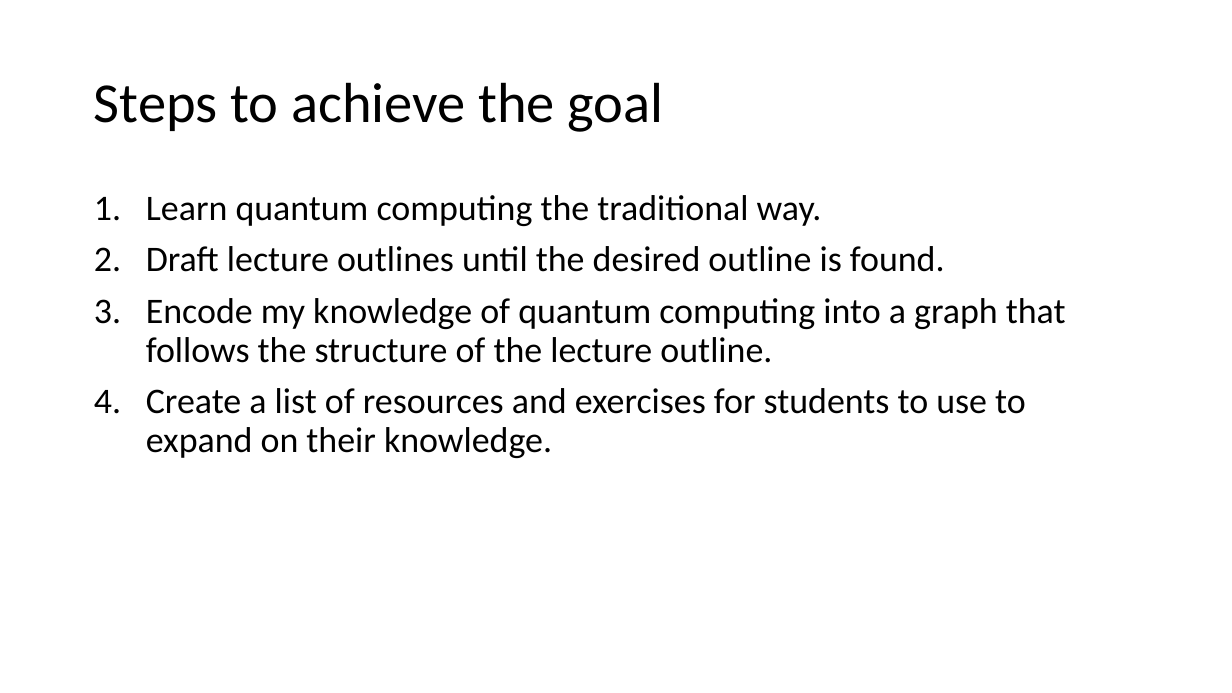
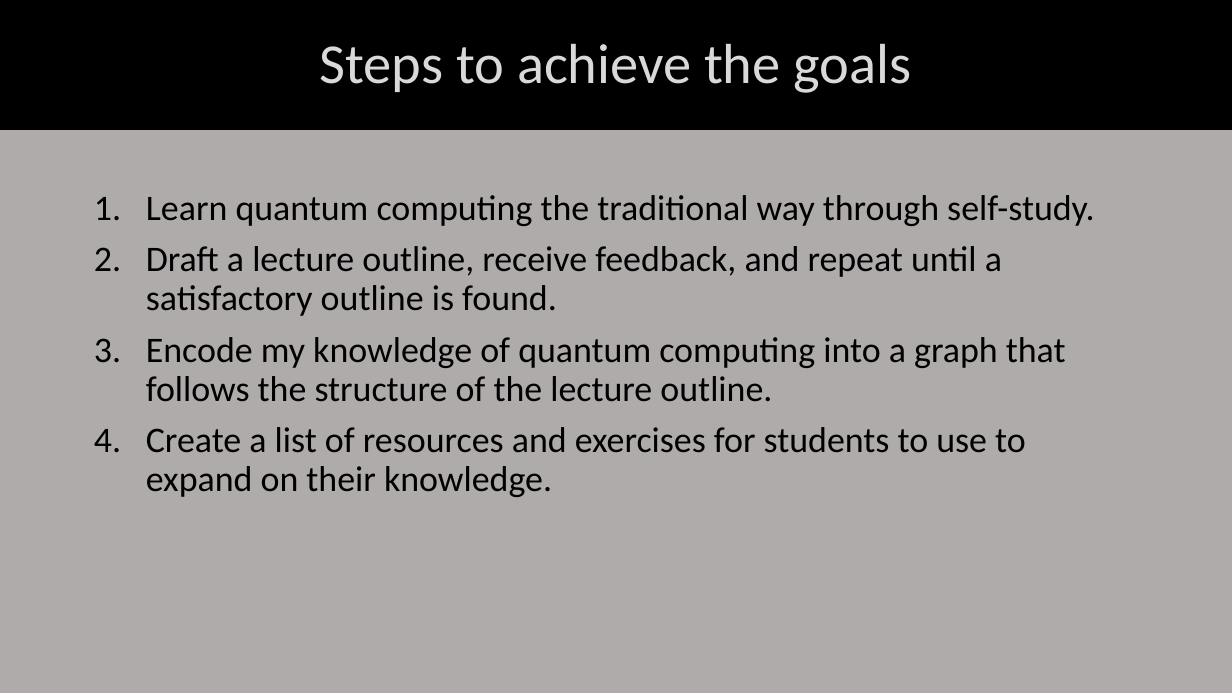
Before and after one commit to NoleStites/STEM-REx, a slide deck: slide 5 of Faculty_Presentation_DRAFT_2.pptx (slide 4 before the commit). Drawn at 1232x693 pixels with LibreOffice and Linux fonts; fonts in the diff are those of the drawing. Boxes give left, top, right and bottom in pixels: in the first picture for what was removed or moved away, otherwise in the second. Text is boxed around its words. In the diff, an @@ line names an element or a change of style, - is before the commit and + after.

```diff
--- a/Faculty_Presentation_DRAFT_2.pptx
+++ b/Faculty_Presentation_DRAFT_2.pptx
@@ background #FFFFFF to #AFABAB @@
@@ rectangle "Steps to achieve the goals": place and size @@
-rectangle "Steps to achieve the goals" at [94,82,664,132]
+rectangle "Steps to achieve the goals" at [0,0,1232,130]
@@ rectangle "Steps to achieve the goals" at [0,0,1232,130]: fill none to #000000 @@
@@ text in rectangle at [320,43,911,93]: text changed; text colour #000000 to #D9D9D9 @@
-Steps to achieve the goal
+Steps to achieve the goals
@@ text at [146,195,1094,316]: text changed @@
-1. Learn quantum computing the traditional way.
-2. Draft lecture outlines until the desired outline is found.
+1. Learn quantum computing the traditional way through self-study.
+2. Draft a lecture outline, receive feedback, and repeat until a satisfactory outline is found.
```
Also in this commit, not shown: 8 other slides changed, 1 slide added, 5 other files.
